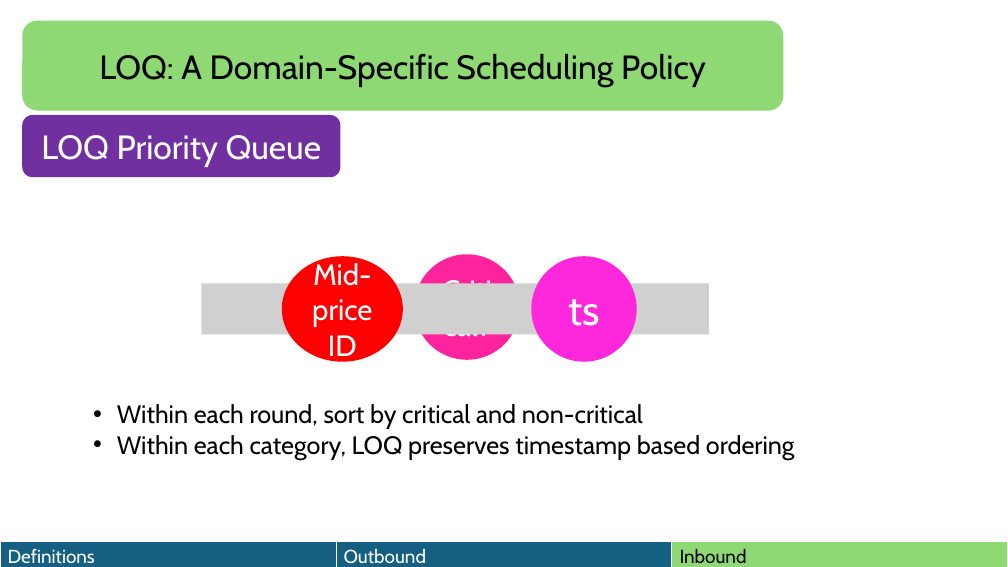
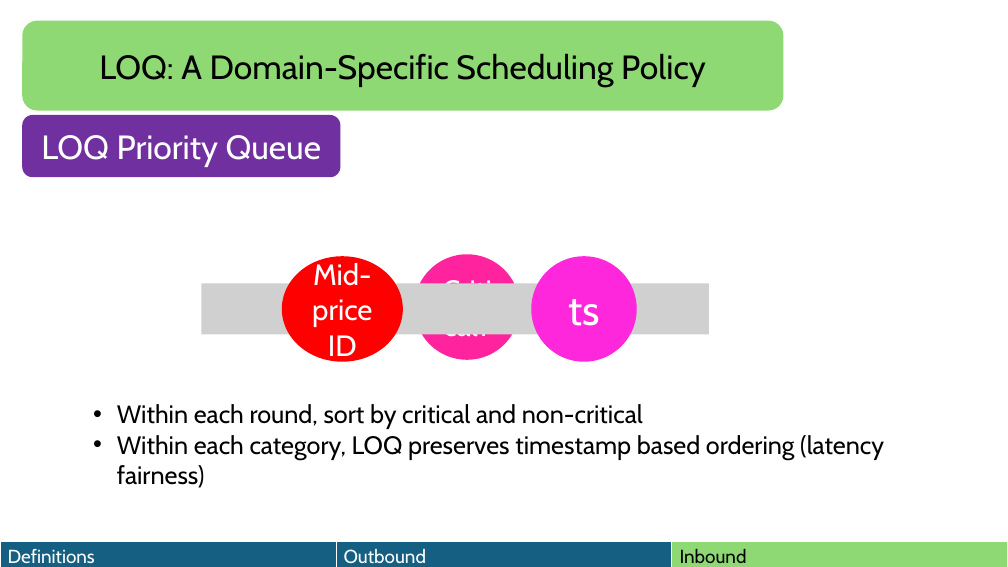
Before and after one commit to HaseebLUMS/Onyx-Presentation, a slide deck: slide 105 of thesis-latency-fairness.pptx. Drawn at 1008x567 pixels with LibreOffice and Linux fonts; fonts in the diff are those of the drawing; grey boxes stand for pictures. Boxes give left, top, right and bottom in pixels: in the first picture for what was removed or moved away, otherwise in the second. Text is boxed around its words. In the diff, an @@ line names an element or a change of style, - is before the commit and + after.

```diff
--- a/thesis-latency-fairness.pptx
+++ b/thesis-latency-fairness.pptx
@@ text at bbox=[117, 435, 884, 488]: text changed @@
-• Within each category, LOQ preserves timestamp based ordering
+• Within each category, LOQ preserves timestamp based ordering (latency fairness)
```
Also in this commit, not shown: 2 other slides changed.
